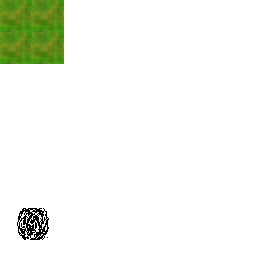
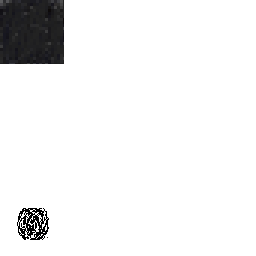
Layer changes from the first (256, 256) image to the second:
removed layer "Pasted Layer copy" over [left=32, top=32, right=64, bottom=64]
added layer "Layer #4" above "Layer #5" over [left=0, top=0, right=64, bottom=64]
added layer "Layer #5" above "Layer #1" over [left=0, top=0, right=64, bottom=64]
hid "Layer #1", painted on it over [left=0, top=0, right=64, bottom=64]
